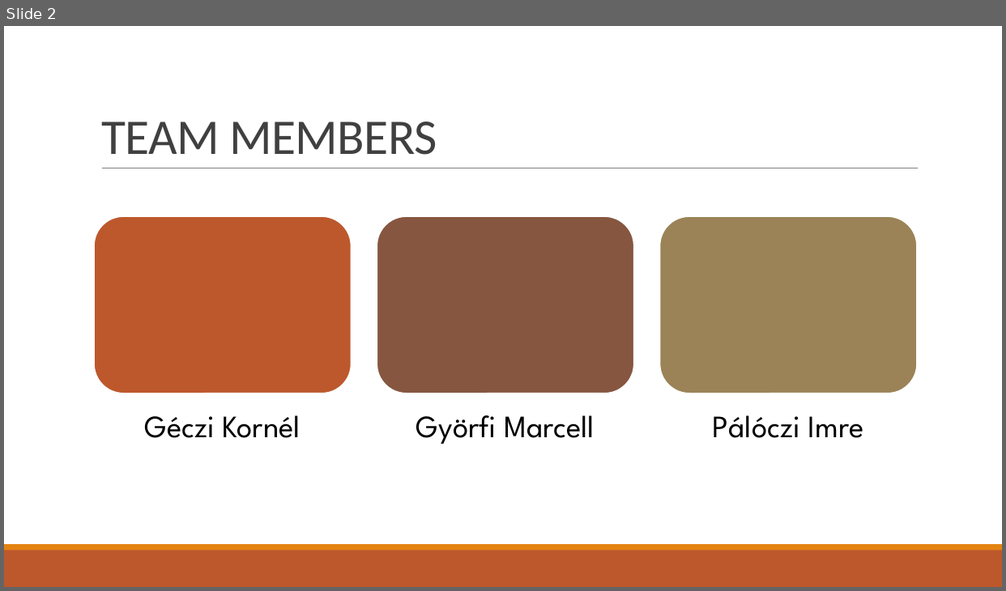
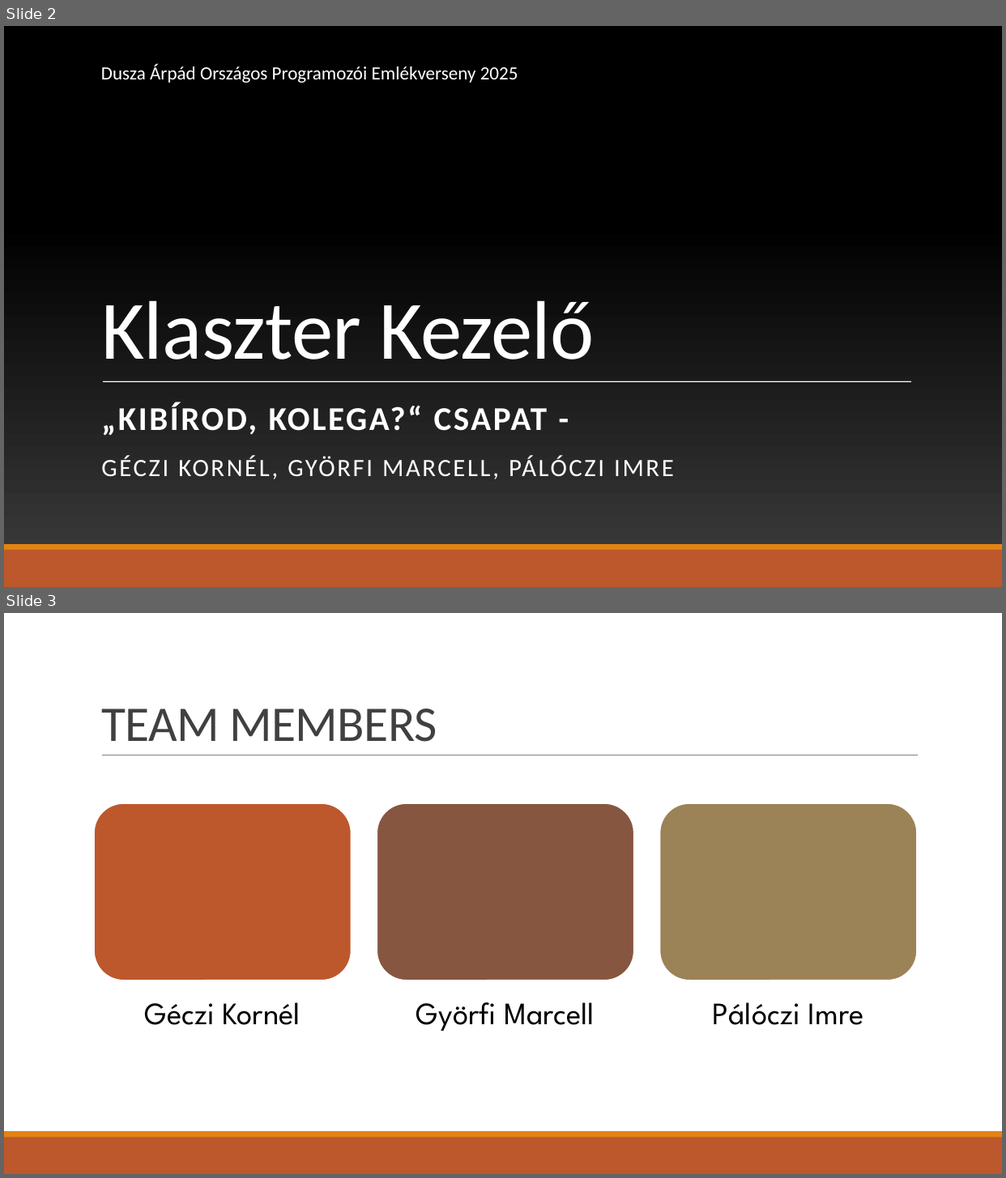
Before and after one commit to gyorfimarcell/Dusza2025, a slide deck: documentation/Dusza Klaszter.pptx. Shown one above the other, each under a label of ours: slide 2 before the commit, slides 2 and 3 after it. The pictures are 1006x591 and 1006x1178 pixels, drawn with LibreOffice and Linux fonts; fonts in the diff are those of the drawing; background and template pictures are left out. Boxes give left, top, right and bottom in pixels: in the first picture for what was removed or moved away, otherwise in the second. Text is boxed around its words. In the diff, an @@ line names an element or a change of style, - is before the commit and + after.

```diff
--- a/documentation/Dusza Klaszter.pptx
+++ b/documentation/Dusza Klaszter.pptx
@@ slide 2 added at [4,26,1002,587], background picture (left out) @@
@@ text added at [101,64,518,83], 18 pt, text #FFFFFF @@
+Dusza Árpád Országos Programozói Emlékverseny 2025
@@ title added at [101,301,594,360], 80 pt, text #FFFFFF @@
+Klaszter Kezelő
@@ line added from (103, 382) to (911, 382), #FFFFFF 0.5 pt @@
@@ line added from (103, 382) to (911, 382), #FFFFFF 0.5 pt @@
@@ subtitle added at [101,403,674,480], 24 pt, text #FFFFFF @@
+„KIBÍROD, KOLEGA?“ CSAPAT -
+GÉCZI KORNÉL, GYÖRFI MARCELL, PÁLÓCZI IMRE
@@ rectangle added at [4,544,1002,550], fill #E48312 @@
@@ rectangle added at [4,550,1002,587], fill #BD582C @@
@@ what was slide 2 is now slide 3 @@
```
Also in this commit, not shown: 1 slide changed.
